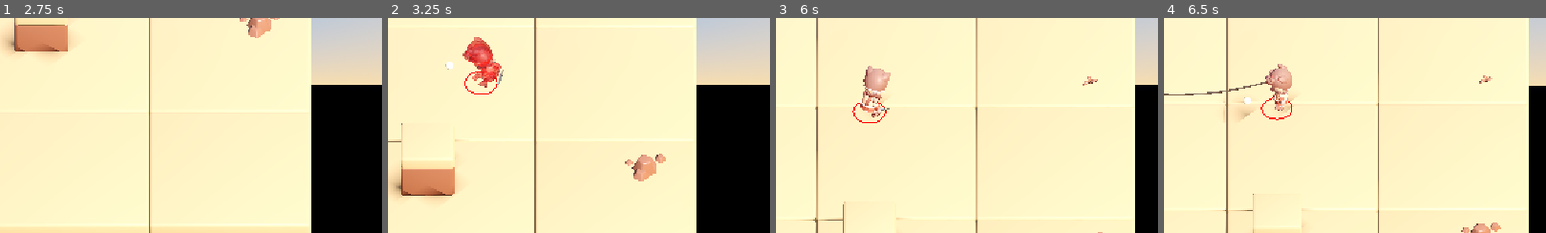
Above: before the commit, frames 1-4 (left to right).
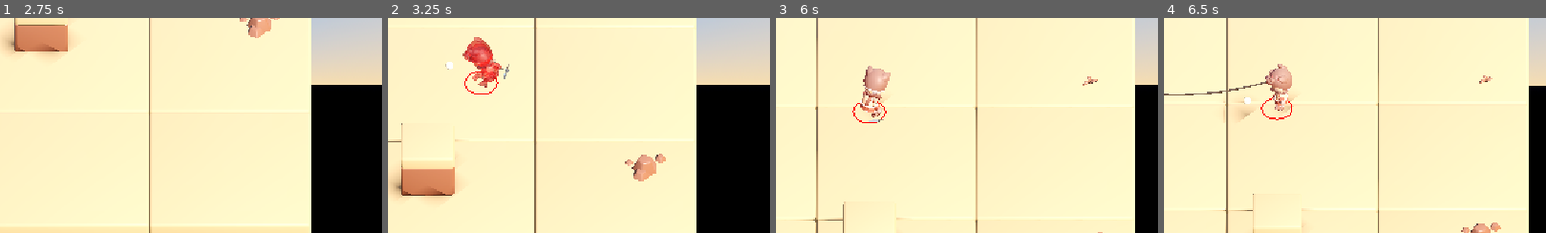
Above: after the commit, the same moments.

Repository: haotsai101/ropedart-arena
Game: Godot game, scene res://tests/test_player_map_boundary.tscn
Same seed, same stepped clock (60 frames per second), same inputs: the game is played once before the commit and once after it. This scene is started directly instead of the project's main scene.
Inputs (mouse positions are % of the whole screen's width and height, from its top left):
- Up to frame 1 (2.75 s): tap Enter (ui_accept) at 0.5, 0.77, 2 s; move the mouse to (45, 70) at 0.52 s; hold Up (ui_up) 0.53-1.25 s; tap B at 0.6 s; click (45, 70) at 0.67 s; drag from (80, 65) to (45, 70) at 1.27 s; move the mouse to (20, 35) at 2.02 s; hold Left (ui_left) from 2.03 s (still down); tap R at 2.1 s
- Up to frame 2 (3.25 s): release Left (ui_left) at 2.75 s; drag from (55, 50) to (20, 35) at 2.77 s
- Up to frame 3 (6 s): move the mouse to (35, 25) at 3.52 s; hold Down (ui_down) 3.53-4.25 s; tap Backspace at 3.6 s; tap Enter (ui_accept) at 3.77 s; drag from (72, 45) to (35, 25) at 4.27 s; move the mouse to (30, 55) at 5.02 s; hold Up (ui_up) 5.03-5.75 s; hold Shift 5.03-5.75 s; click (30, 55) at 5.17 s; drag from (60, 28) to (30, 55) at 5.77 s
- Up to frame 4 (6.5 s): no input
The pictures show only the part of the screen within x 38-88%, y 28-78%; the shares and areas given below are measured in that part.

Frame 1 is identical in both runs. In frame 2, less than 0.1% of the frame differs, in the area x 28-32%, y 21-32%; in frame 3, less than 0.1%; in frame 4, nothing differs.

Commit message:
feat: faster charge-correlated spin, aligned to character facing
Two changes to the charging windup spin from the previous commit:

1. Speed now ramps from ~3 rev/sec at the start of a charge up to ~7
   rev/sec at a full charge (was a flat ~2.2 rev/sec), using the same
   charge_ratio (_charge_time / MAX_CHARGE_TIME) that already scales
   the eventual throw's speed/range in _throw() -- a harder-charged
   throw now visibly winds up faster too.

2. The spin's plane is now parallel to the character instead of
   following the handslot.r bone's own local axes. The hand bone's
   rotation during the "Sword_Idle" charge pose isn't necessarily
   aligned with the character's actual facing direction, so the old
   bone-local spin could end up tilted at an arbitrary angle relative
   to the body. Now built directly from world UP and _facing_dir (the
   same 2D facing vector the body-turn logic already tracks) --
   a vertical circle in the plane the character is actually facing,
   regardless of arm pose. This needs global positions/transforms for
   the spin dart and rope rather than the attachment's local space
   (unlike most of this codebase's other per-bone visual code, which
   stays in local space since it doesn't need to reference facing).

Co-Authored-By: Claude Sonnet 5 <noreply@anthropic.com>
Claude-Session: https://claude.ai/code/session_019aCxs6gZU2bEG9ijQUiYXu

Diff:
--- a/scripts/player.gd
+++ b/scripts/player.gd
@@ -32,10 +32,13 @@
 const MELEE_RANGE: float = 1.4
 const MELEE_CONE_DEG: float = 50.0
 ## Winding up a throw: the dart head orbits the hand on a short taut rope --
-## see _update_charge_spin(). Radius is in the handslot.r attachment's local
-## space (small, hand-relative), speed is angular (rad/s).
+## see _update_charge_spin(). Speed ramps from MIN at the start of a charge
+## up to MAX at a full charge (matching the same charge_ratio that scales
+## the eventual throw's speed/range in _throw()), so a harder-charged throw
+## visibly winds up faster.
 const CHARGE_SPIN_RADIUS: float = 0.35
-const CHARGE_SPIN_SPEED: float = TAU * 2.2  # ~2.2 revolutions/sec
+const CHARGE_SPIN_SPEED_MIN: float = TAU * 3.0  # ~3 rev/sec at the start of a charge
+const CHARGE_SPIN_SPEED_MAX: float = TAU * 7.0  # ~7 rev/sec at a full charge
 const WALK_ANIM_SPEED: float = 2.0
 ## Half-extent of the platform on the XZ plane — must match the ground
 ## PlaneMesh/BoxShape3D size (30x30) in scenes/main.tscn. Stepping past this
@@ -442,9 +445,16 @@
 
 func _update_charge_spin(delta: float) -> void:
 	## Winding up: the dart orbits the hand on a short taut rope while
-	## charging, in the handslot.r attachment's own local space -- both the
-	## dart's offset and the rope endpoint are local positions within that
-	## same space, so this needs no bone-pose queries or cross-space math.
+	## charging. The spin's plane is parallel to the character -- built from
+	## world UP and the character's own facing direction (_facing_dir) in
+	## world space, rather than the hand bone's local axes, so the circle
+	## stays aligned with the character's body/facing regardless of whatever
+	## arm angle the "Sword_Idle" charge pose happens to hold (which isn't
+	## necessarily facing-aligned itself). This needs global positions/
+	## transforms rather than the attachment's local space, unlike most of
+	## this codebase's other per-bone visual code. Speed ramps up with
+	## charge progress so a fuller charge visibly winds up faster, matching
+	## the harder throw it produces (see _throw()'s own charge_ratio use).
 	## Depicts "spinning the rope" during the windup, distinct from the
 	## Wrap/Grapple-Bind design note in CLAUDE.md (that's about the thrown
 	## dart's arc, not this pre-throw animation).
@@ -454,10 +464,17 @@
 		_charge_spin_dart.visible = false
 		_charge_spin_rope.visible = false
 		return
-	_charge_spin_angle = fmod(_charge_spin_angle + CHARGE_SPIN_SPEED * delta, TAU)
-	var offset := Vector3(cos(_charge_spin_angle), 0.0, sin(_charge_spin_angle)) * CHARGE_SPIN_RADIUS
+
+	var charge_ratio: float = clampf(_charge_time / MAX_CHARGE_TIME, 0.0, 1.0)
+	var spin_speed: float = lerp(CHARGE_SPIN_SPEED_MIN, CHARGE_SPIN_SPEED_MAX, charge_ratio)
+	_charge_spin_angle = fmod(_charge_spin_angle + spin_speed * delta, TAU)
+
+	var forward_3d: Vector3 = Vector3(_facing_dir.x, 0.0, _facing_dir.y)
+	var offset: Vector3 = forward_3d * (cos(_charge_spin_angle) * CHARGE_SPIN_RADIUS) \
+		+ Vector3.UP * (sin(_charge_spin_angle) * CHARGE_SPIN_RADIUS)
+	var pivot: Vector3 = _dagger_in_hand.global_position
 	_charge_spin_dart.visible = true
-	_charge_spin_dart.position = offset
+	_charge_spin_dart.global_position = pivot + offset
 
 	var length: float = offset.length()
 	if length < 0.001:
@@ -468,9 +485,7 @@
 	var basis_seed: Vector3 = Vector3.RIGHT if absf(y_axis.dot(Vector3.UP)) > 0.99 else Vector3.UP
 	var x_axis: Vector3 = basis_seed.cross(y_axis).normalized()
 	var z_axis: Vector3 = x_axis.cross(y_axis).normalized()
-	# Local (not global) transform -- both endpoints (origin = the hand, and
-	# offset) are already expressed in the attachment's own local space.
-	_charge_spin_rope.transform = Transform3D(Basis(x_axis, y_axis * length, z_axis), offset * 0.5)
+	_charge_spin_rope.global_transform = Transform3D(Basis(x_axis, y_axis * length, z_axis), pivot + offset * 0.5)
 
 
 func _find_skeleton(node: Node) -> Skeleton3D:
